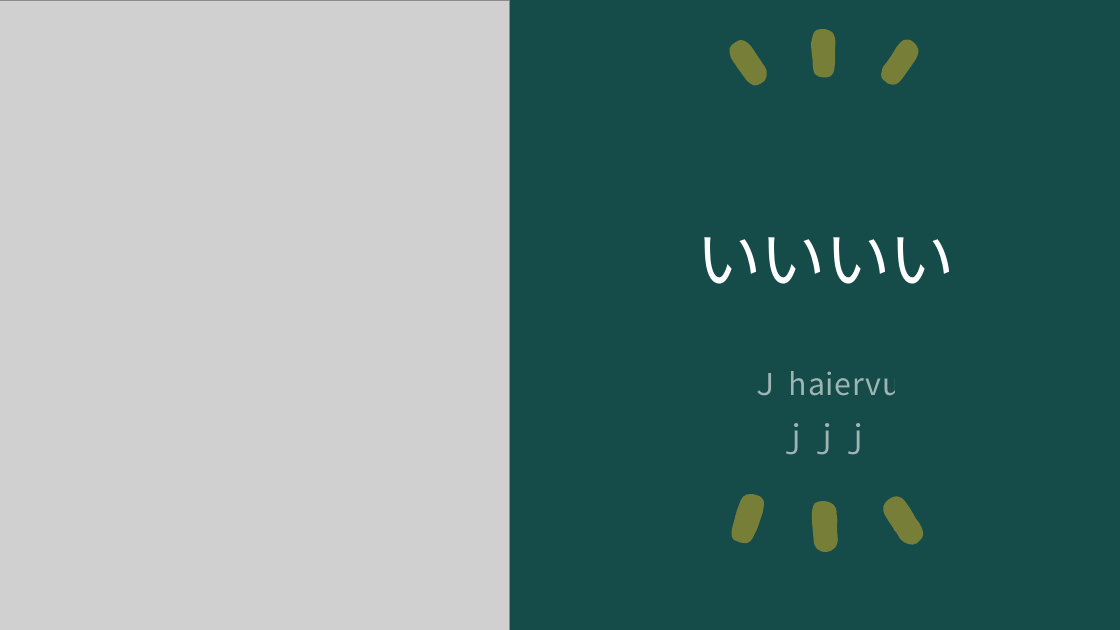
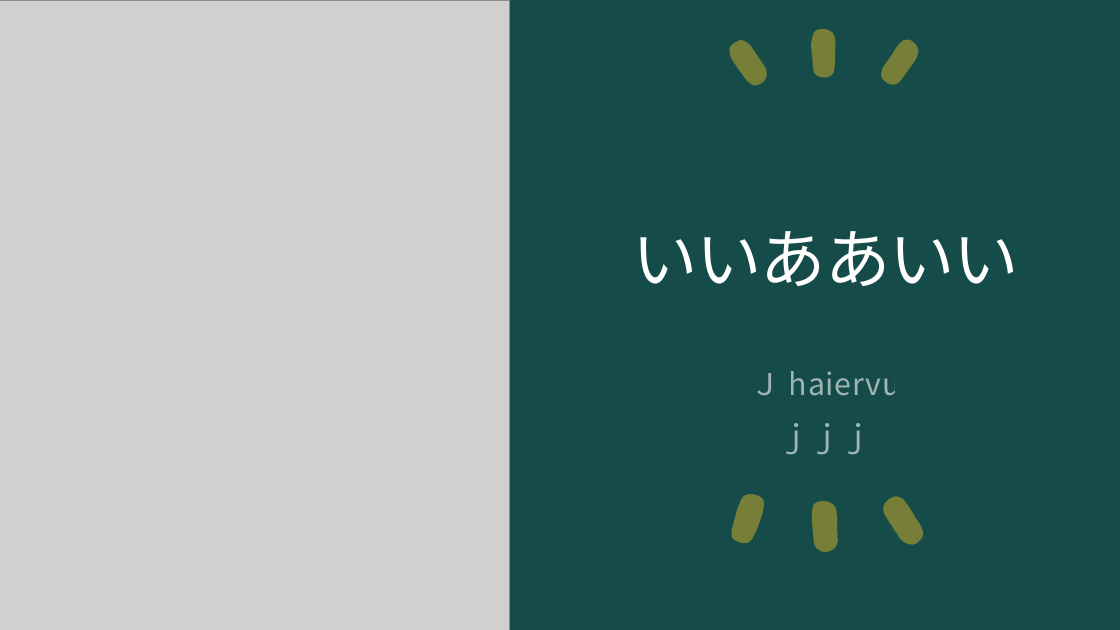
Before and after one commit to ogawa3427/utils, a slide deck: slide 1 of 2024answer/answer.pptx. Drawn at 1120x630 pixels with LibreOffice and Linux fonts; fonts in the diff are those of the drawing; grey boxes stand for pictures. Boxes give left, top, right and bottom in pixels: in the first picture for what was removed or moved away, otherwise in the second. Text is boxed around its words. In the diff, an @@ line names an element or a change of style, - is before the commit and + after.

Commit message:
ああ

```diff
--- a/2024answer/answer.pptx
+++ b/2024answer/answer.pptx
@@ title at [632, 231, 1019, 286]: text changed @@
-いいいい
+いいああいい
```
